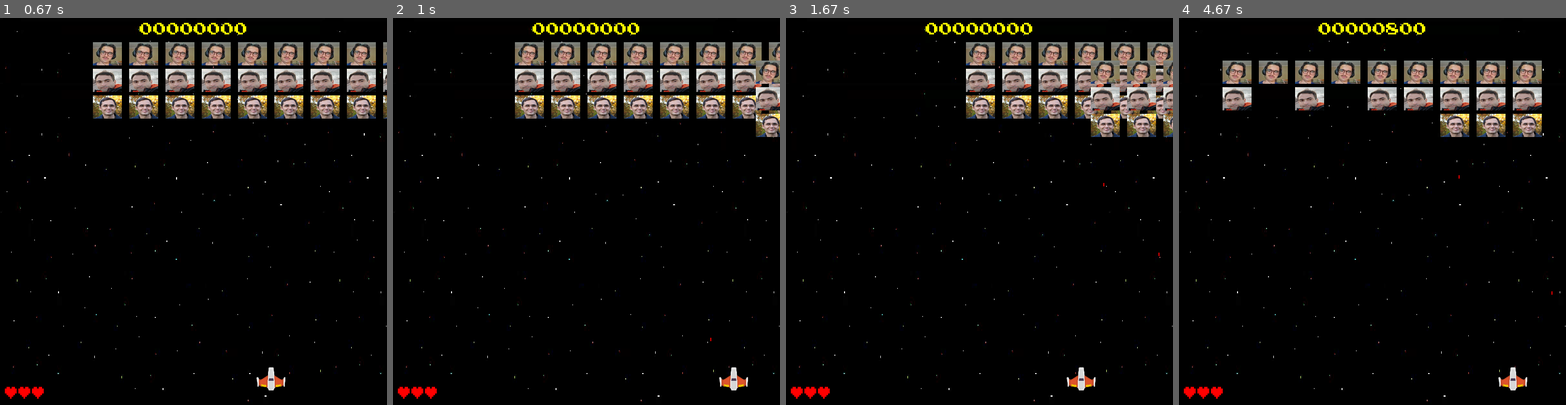
Above: before the commit, frames 1-4 (left to right).
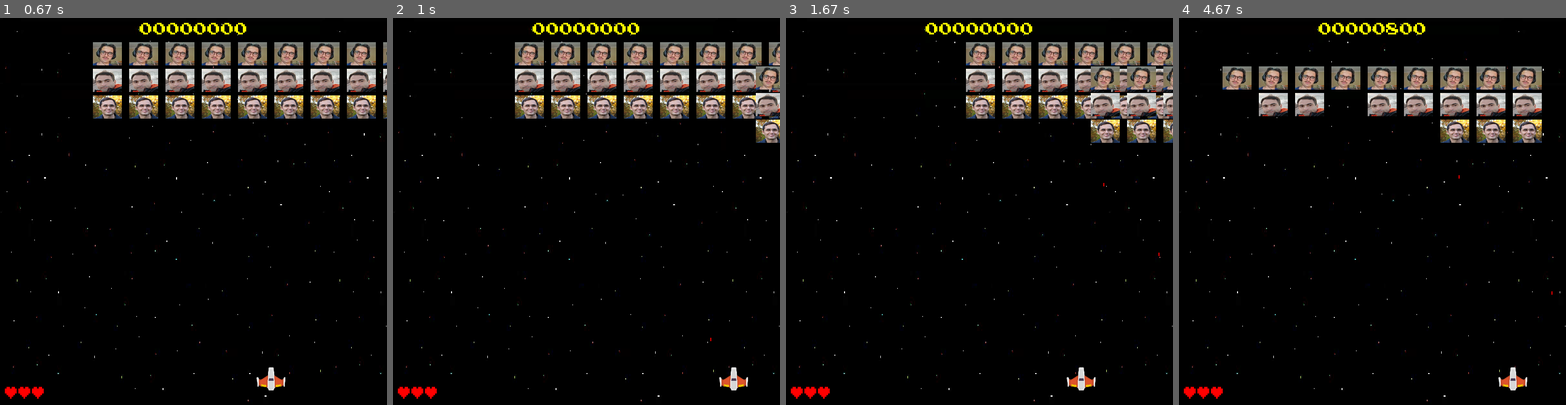
Above: after the commit, the same moments.

Repository: MatheusCastellucci/Pygame_projeto
Game: pygame game, started from jogo.py
The game is run twice, just before and just after one commit, with the same random seed, the same clock (stepped at 60 frames per second) and the same inputs.
Inputs:
- Up to frame 1 (0.67 s): hold Right from 0.33 s (still down)
- Up to frame 2 (1 s): release Right at 0.8 s; hold Right from 0.83 s (still down); tap Space at 0.9 s
- Up to frame 3 (1.67 s): tap Space at 1.2, 1.4 s; release Right at 1.3 s; hold Left from 1.33 s (still down)
- Up to frame 4 (4.67 s): tap Space at 1.7, 1.97, 2.27, 2.4, 2.7, 3.07, 3.37, 3.57, 3.87, 4.07, 4.37, 4.57 s; release Left at 1.87 s; hold Left 1.9-2.3 s; hold Right 2.33-2.97 s; hold Left 3-3.47 s; hold Right 3.5-3.97 s; hold Right 4-4.47 s; hold Left from 4.5 s (still down)

Frame 1 is identical in both runs. In frame 2, 1.1% of the frame differs, in the area x 93-100%, y 11-33%; in frame 3, 3.1%; in frame 4, 8.8%, in the area x 11-94%, y 11-33%.

Commit message:
adição de vida corrigido

Diff:
--- a/jogo.py
+++ b/jogo.py
@@ -82,7 +82,7 @@
         self.rect = self.image.get_rect()
         self.rect.x = assets['pos_x']
         self.rect.y = assets['pos_y']
-        self.speedx = 2.75
+        self.speedx = 3
         self.speedy = 0
 
     def update(self):
@@ -90,7 +90,7 @@
         self.rect.y += self.speedy
 
         if self.rect.top > HEIGHT or self.rect.right < 0 or self.rect.left > WIDTH:
-            self.rect.y += 38
+            self.rect.y += 50
             self.speedx *= -1
 
 class EnemyHUM(pygame.sprite.Sprite):
@@ -109,7 +109,7 @@
         self.rect.y += self.speedy
 
         if self.rect.top > HEIGHT or self.rect.right < 0 or self.rect.left > WIDTH:
-            self.rect.y += 38
+            self.rect.y += 50
             self.speedx *= -1
 
 class EnemyHAGE(pygame.sprite.Sprite):
@@ -120,7 +120,7 @@
         self.rect = self.image.get_rect()
         self.rect.x = assets['pos_x']
         self.rect.y = assets['pos_y'] + 110
-        self.speedx = 3.3
+        self.speedx = 3
         self.speedy = 0
 
     def update(self):
@@ -128,7 +128,7 @@
         self.rect.y += self.speedy
 
         if self.rect.top > HEIGHT or self.rect.right < 0 or self.rect.left > WIDTH:
-            self.rect.y += 38
+            self.rect.y += 50
             self.speedx *= -1
 
 class Tirinho(pygame.sprite.Sprite):
@@ -227,21 +227,21 @@
             assets['mata_alien_prof'].play()
 
             score += 100
-            if score % 1000 == 0 and vidas <= 3:
+            if score % 1000 == 0 and vidas < 3:
                 vidas += 1
 
         for humberto in hits2:
             assets['mata_alien_prof'].play()
 
             score += 100
-            if score % 1000 == 0 and vidas <= 3:
+            if score % 1000 == 0 and vidas < 3:
                 vidas += 1
 
         for guzzo in hits3:
             assets['mata_alien_prof'].play()
 
             score += 100
-            if score % 1000 == 0 and vidas <= 3:
+            if score % 1000 == 0 and vidas < 3:
                 vidas += 1
 
         if humberto.rect.y > HEIGHT-20:
